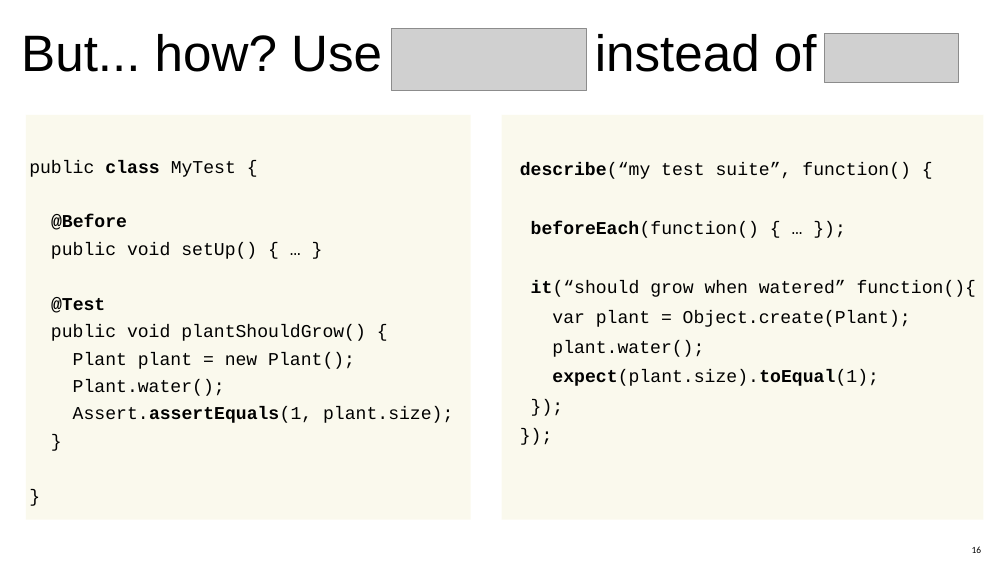
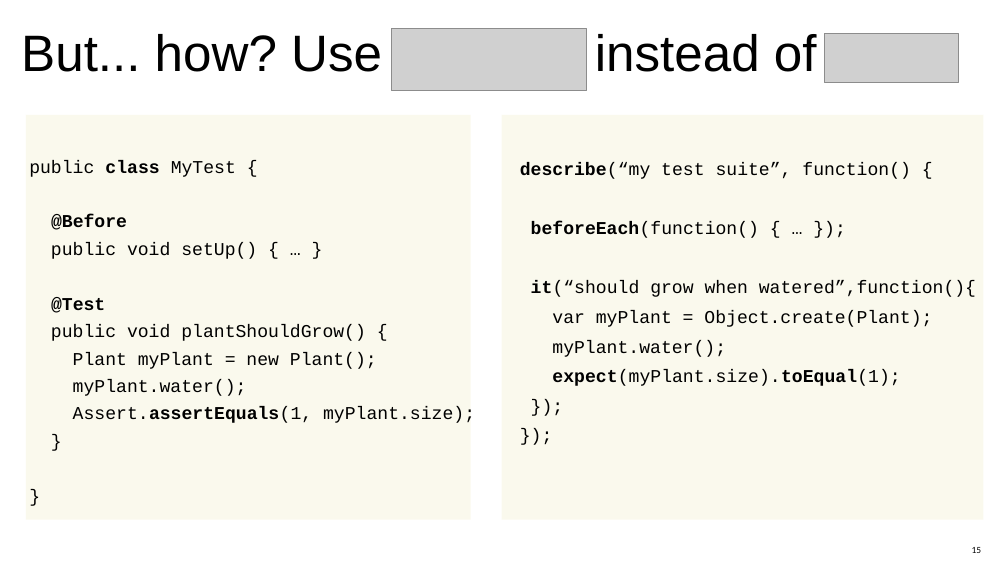
Before and after one commit to jefklak/jstesting-integration, a slide deck: slide 15 of presentation_final.odp (slide 16 before the commit). Drawn at 1008x567 pixels with LibreOffice and Linux fonts; fonts in the diff are those of the drawing; grey boxes stand for pictures; background and template pictures are left out. Boxes give left, top, right and bottom in pixels: in the first picture for what was removed or moved away, otherwise in the second. Text is boxed around its words. In the diff, an @@ line names an element or a change of style, - is before the commit and + after.

Commit message:
update presentation

```diff
--- a/presentation_final.odp
+++ b/presentation_final.odp
@@ text at box(531, 281, 976, 386): text changed @@
-it(“should grow when watered” function(){
-var plant = Object.create(Plant);
-plant.water();
-expect(plant.size).toEqual(1);
+it(“should grow when watered”,function(){
+var myPlant = Object.create(Plant);
+myPlant.water();
+expect(myPlant.size).toEqual(1);
@@ text at box(73, 352, 475, 423): text changed @@
-Plant plant = new Plant();
-Plant.water();
-Assert.assertEquals(1, plant.size);
+Plant myPlant = new Plant();
+myPlant.water();
+Assert.assertEquals(1, myPlant.size);
```
Also in this commit, not shown: 9 other slides changed, 1 slide removed.
